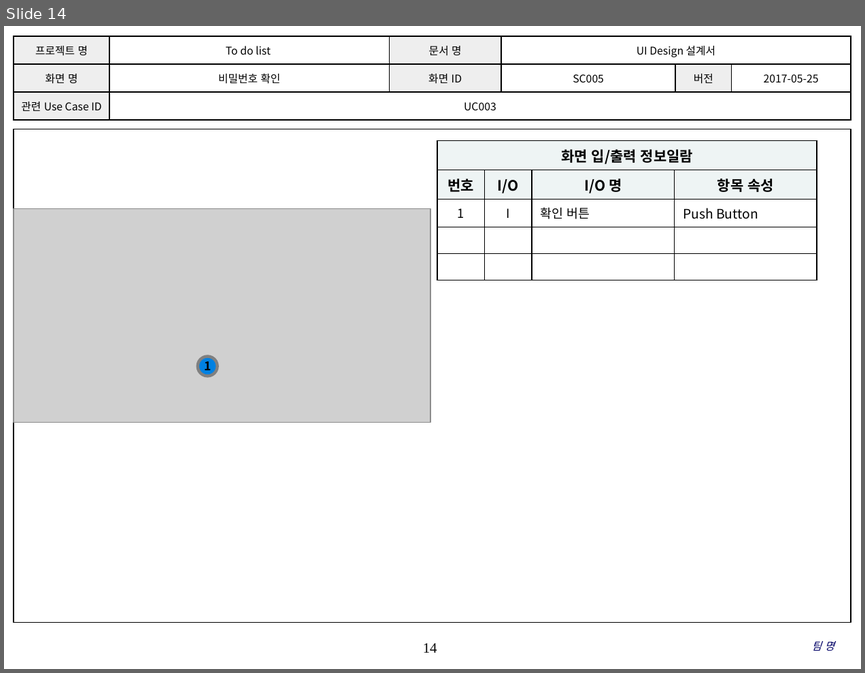
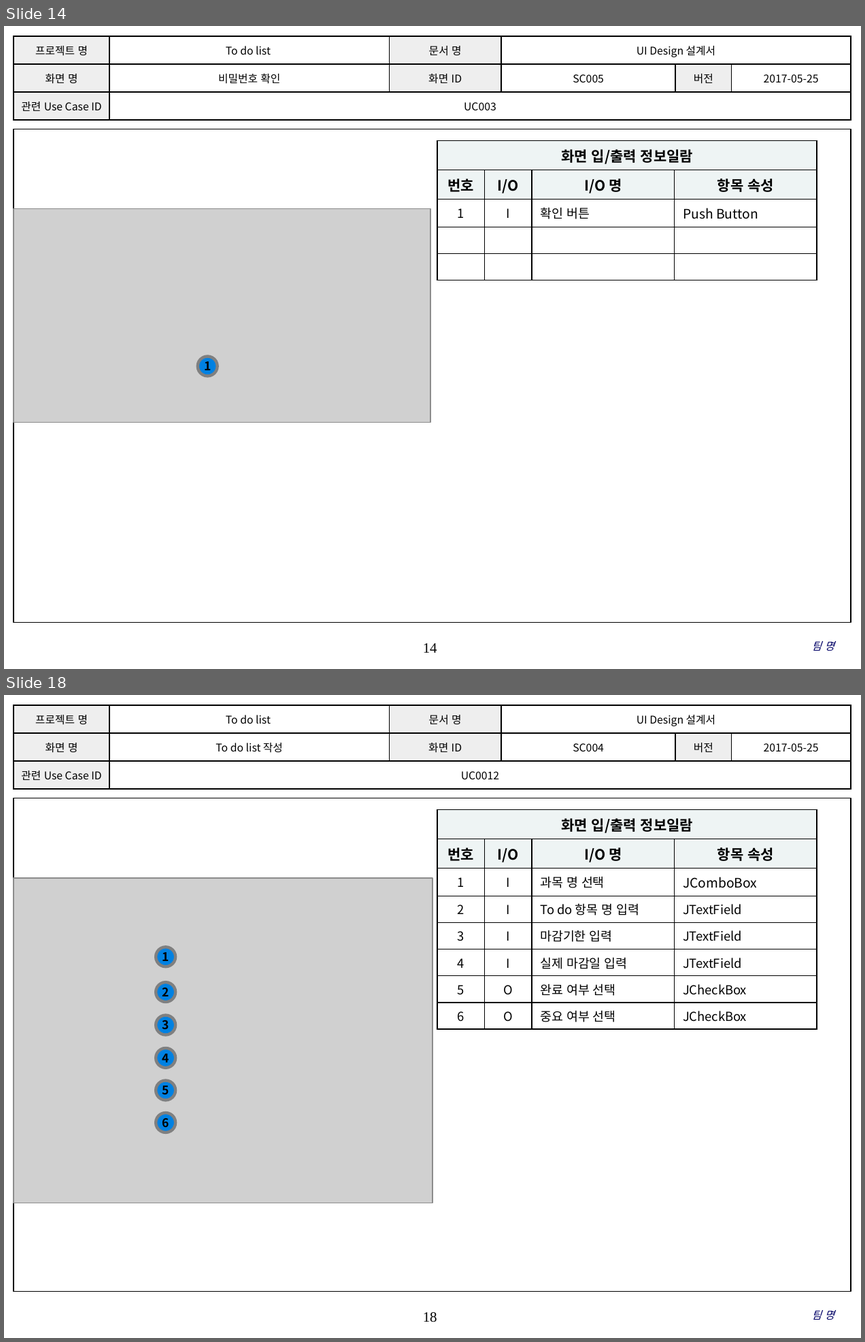
Before and after one commit to SE-admin/SE2017_6_blossom, a slide deck: doc/3_ 설계서/UI Design_6_blossom.pptx. Shown one above the other, each under a label of ours: slide 14 before the commit, slides 14 and 18 after it; the slides between them are not shown. The pictures are 865x673 and 865x1342 pixels, drawn with LibreOffice and Linux fonts; fonts in the diff are those of the drawing; grey boxes stand for pictures; background and template pictures are left out. Boxes give left, top, right and bottom in pixels: in the first picture for what was removed or moved away, otherwise in the second. Text is boxed around its words. In the diff, an @@ line names an element or a change of style, - is before the commit and + after.

Commit message:
2017 – 05 – 26 Ver 1.1.4. To do list 작성 신준섭

```diff
--- a/doc/3_ 설계서/UI Design_6_blossom.pptx
+++ b/doc/3_ 설계서/UI Design_6_blossom.pptx
@@ slide 18 added at [4, 695, 861, 1338], background #FFFFFF; not listed: 2 template elements that a slide beside it also shows @@
@@ table added at [14, 705, 850, 790], 3 rows, 6 columns @@
+프로젝트 명 | To do list | 문서 명 | UI Design 설계서 |  | 
+화면 명 | To do list 작성 | 화면 ID | SC004 | 버전 | 2017-05-25
+관련 Use Case ID | UC0012 |  |  |  | 
@@ table added at [438, 810, 816, 1025], 8 rows, 4 columns @@
+화면 입/출력 정보일람 |  |  | 
+번호 | I/O | I/O 명 | 항목 속성
+1 | I | 과목 명 선택 | JComboBox
+2 | I | To do 항목 명 입력 | JTextField
+3 | I | 마감기한 입력 | JTextField
+4 | I | 실제 마감일 입력 | JTextField
+5 | O | 완료 여부 선택 | JCheckBox
+6 | O | 중요 여부 선택 | JCheckBox
@@ picture added at [14, 879, 432, 1203] @@
@@ ellipse added at [156, 947, 175, 966], fill #0081E2, outline #808080 2.5 pt, 10 pt, text #000000, bold @@
+1
@@ ellipse added at [156, 982, 175, 1002], fill #0081E2, outline #808080 2.5 pt, 10 pt, text #000000, bold @@
+2
@@ ellipse added at [156, 1015, 175, 1034], fill #0081E2, outline #808080 2.5 pt, 10 pt, text #000000, bold @@
+3
@@ ellipse added at [156, 1048, 175, 1068], fill #0081E2, outline #808080 2.5 pt, 10 pt, text #000000, bold @@
+4
@@ ellipse added at [156, 1081, 175, 1100], fill #0081E2, outline #808080 2.5 pt, 10 pt, text #000000, bold @@
+5
@@ ellipse added at [156, 1113, 175, 1132], fill #0081E2, outline #808080 2.5 pt, 10 pt, text #000000, bold @@
+6
@@ text added at [811, 1310, 834, 1320], 9 pt, text #000066, italic @@
+팀 명
```
Also in this commit, not shown: 1 slide changed, 3 other slides added.
